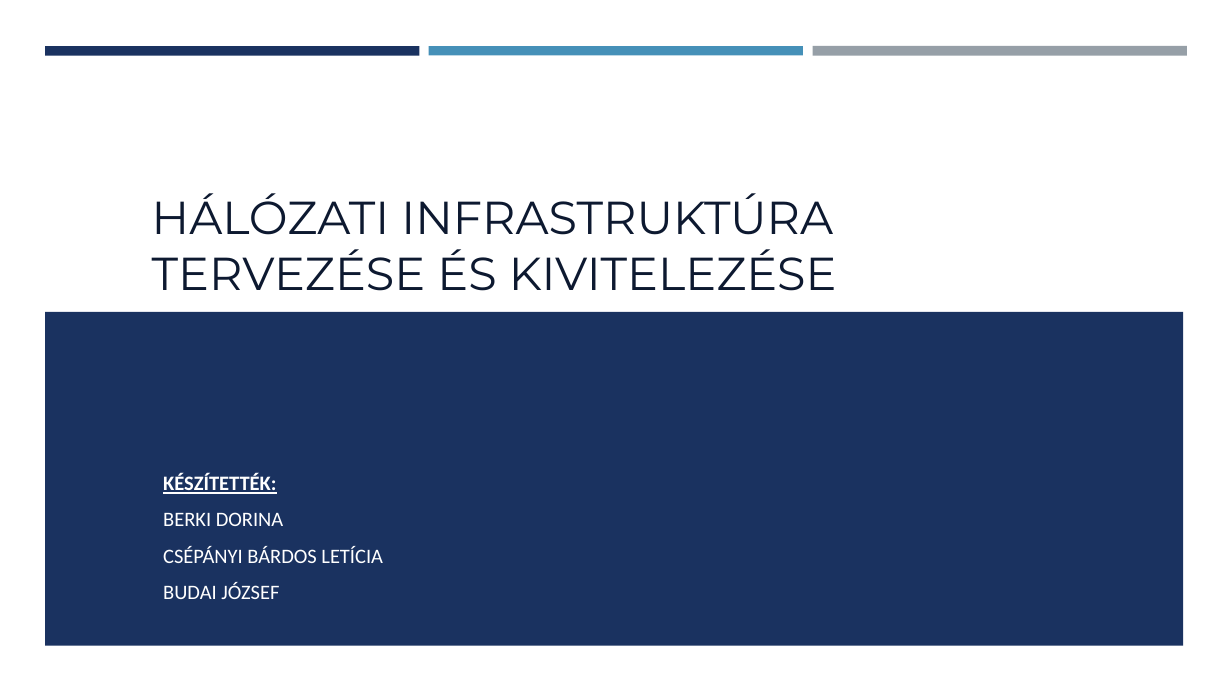
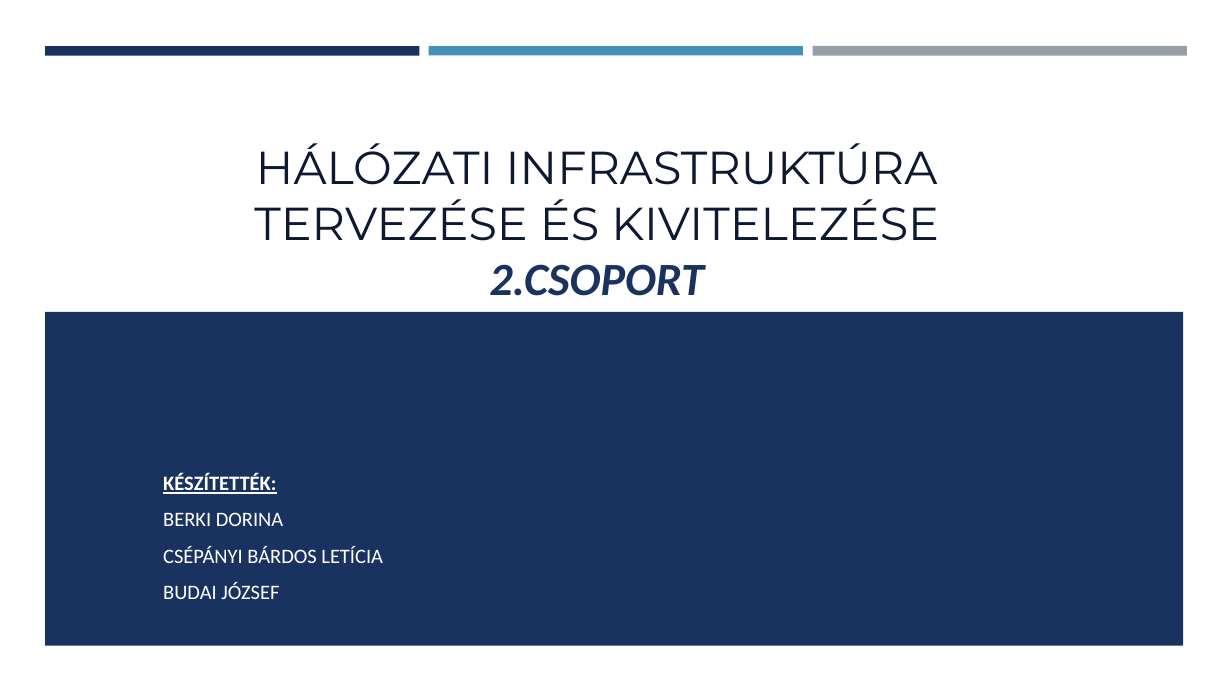
Before and after one commit to Dorina1200/vizsga, a slide deck: slide 1 of Hálózati Infrastruktúra Tervezése és Kivitelezése ppt.pptx. Drawn at 1232x693 pixels with LibreOffice and Linux fonts; fonts in the diff are those of the drawing. Boxes give left, top, right and bottom in pixels: in the first picture for what was removed or moved away, otherwise in the second. Text is boxed around its words. In the diff, an @@ line names an element or a change of style, - is before the commit and + after.

```diff
--- a/Hálózati Infrastruktúra Tervezése és Kivitelezése ppt.pptx
+++ b/Hálózati Infrastruktúra Tervezése és Kivitelezése ppt.pptx
@@ title "HÁLÓZATI INFRASTRUKTÚRA TERVEZÉSE ÉS KIVITELEZÉSE ..." moved from (x1=152, y1=193, x2=837, y2=312) to (x1=254, y1=143, x2=939, y2=296) @@
@@ title "HÁLÓZATI INFRASTRUKTÚRA TERVEZÉSE ÉS KIVITELEZÉSE ..." at (x1=254, y1=143, x2=939, y2=296): alignment left to centre @@
```
Also in this commit, not shown: 3 other slides changed.
